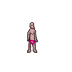
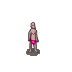
Revision of a layered 72 × 72 image; what changed, layer by layer:
painted on "worker.png" over 27, 22, 39, 53
added layer "Shadow" (60%) over 26, 48, 40, 56
